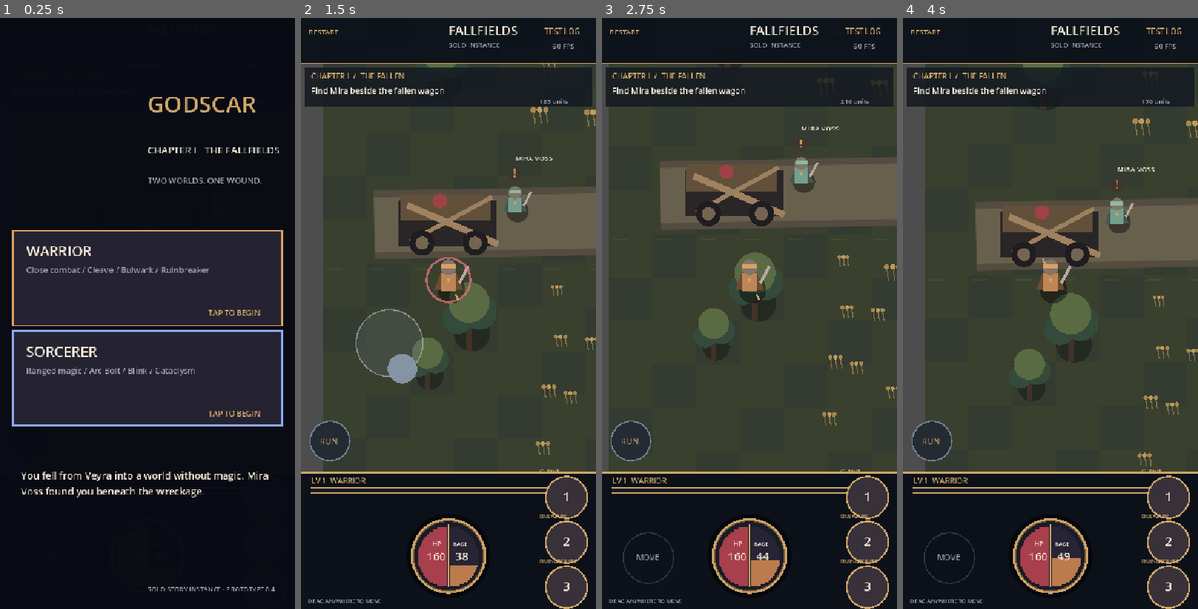
Above: before the commit, frames 1-4 (left to right).
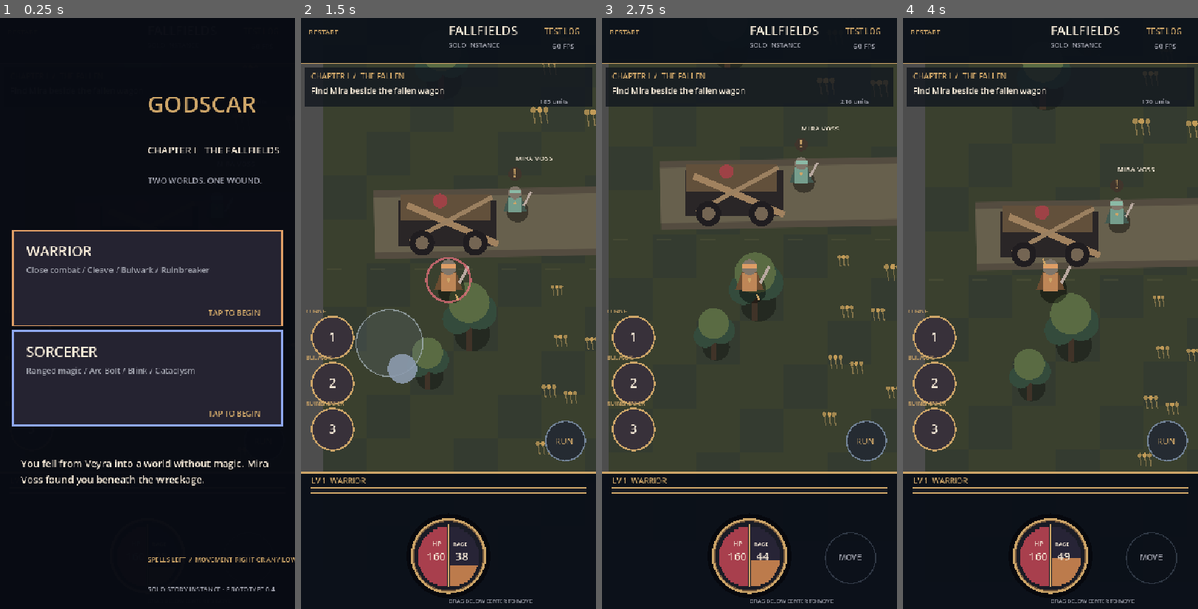
Above: after the commit, the same moments.

Repository: fytchx/Godscar
Game: Godot game, scene res://scenes/fallfields.tscn
Same seed, same stepped clock (60 frames per second), same inputs: the game is played once before the commit and once after it.
Inputs (mouse positions are in pixels of both pictures, inside the frame that each line leads up to):
- Up to frame 1 (0.25 s): no input
- Up to frame 2 (1.5 s): tap Enter at 0.5 s; move the mouse to (513, 283) at 0.52 s; click (513, 283) at 0.67 s; drag from (389, 343) to (433, 431) at 1.27 s
- Up to frame 3 (2.75 s): move the mouse to (779, 183) at 2.02 s; click (779, 183) at 2.17 s
- Up to frame 4 (4 s): drag from (1035, 431) to (962, 224) at 2.77 s; move the mouse to (1139, 402) at 3.52 s; click (1139, 402) at 3.67 s

The runs differ from the first frame. In frame 1, 1.9% of the frame differs, in the area x 7-100%, y 74-93%; in frame 2, 4.0%; in frame 3, 3.7%; in frame 4, 4.1%, in the area x 1-98%, y 49-100%.

Commit message:
Place 3 manual spells on left in portrait, reserve right for movement and run controls

Diff:
--- a/scripts/fallfields.gd
+++ b/scripts/fallfields.gd
@@ -567,22 +567,26 @@
 
 func _joy_visual() -> Vector2:
     var s: Vector2 = get_viewport_rect().size
-    return joy_origin if move_touch >= 0 else Vector2(85, s.y - 93)
+    # Right-side resting position complements the three left-hand spells.
+    # The gesture still starts anywhere in the lower half except button hitboxes.
+    return joy_origin if move_touch >= 0 else Vector2(s.x - 85, s.y - 93)
 
 
 func _run_button() -> Vector2:
     var s: Vector2 = get_viewport_rect().size
-    return Vector2(53, s.y - 307)
+    return Vector2(s.x - 56, s.y - 307)
 
 
 func _talk_button() -> Vector2:
     var s: Vector2 = get_viewport_rect().size
-    return Vector2(s.x - 72, s.y - 306)
+    return Vector2(s.x - 65, s.y - 410)
 
 
 func _spell_button(i: int) -> Vector2:
     var s: Vector2 = get_viewport_rect().size
-    return Vector2(s.x - 54, s.y - 204.0 + float(i) * 82.0)
+    # Left-side vertical combat cluster, above the bottom HUD and away
+    # from the right-hand movement area. Reserved space for future customization.
+    return Vector2(58.0, s.y - 496.0 + float(i) * 84.0)
 
 
 func _input(event: InputEvent) -> void:
@@ -862,7 +866,7 @@
     else:
         draw_arc(joystick, 46, 0, TAU, 44, Color("#718194", 0.35), 2.0)
         _text("MOVE", joystick + Vector2(-22, 4), 14, MUTED)
-    _text("DRAG ANYWHERE TO MOVE", Vector2(13, s.y - 11), 10, MUTED)
+    _text("DRAG BELOW CENTER TO MOVE", Vector2(s.x * 0.5, s.y - 11), 10, MUTED, HORIZONTAL_ALIGNMENT_CENTER)
     var run: Vector2 = _run_button()
     draw_circle(run, 36, Color("#383323") if auto_run else Color("#252b32"))
     draw_arc(run, 36, 0, TAU, 40, GOLD if auto_run else Color("#728397"), 2.4)
@@ -913,7 +917,8 @@
         _text("WARRIOR" if i == 0 else "SORCERER", Vector2(48, y + 47), 26, TEXT)
         _wrap("Close combat / Cleave / Bulwark / Ruinbreaker" if i == 0 else "Ranged magic / Arc Bolt / Blink / Cataclysm", 48, y + 77, s.x - 90, 15, MUTED)
         _text("TAP TO BEGIN", Vector2(s.x - 159, y + s.y * 0.16 - 17), 14, GOLD)
-    _wrap("You fell from Veyra into a world without magic. Mira Voss found you beneath the wreckage.", 38, s.y * 0.78, s.x - 75, 18, TEXT)
+    _wrap("You fell from Veyra into a world without magic. Mira Voss found you beneath the wreckage.", 38, s.y * 0.76, s.x - 75, 18, TEXT)
+    _text("SPELLS LEFT  /  MOVEMENT RIGHT OR ANY LOWER AREA", Vector2(s.x * 0.5, s.y * 0.92), 12, GOLD, HORIZONTAL_ALIGNMENT_CENTER)
     _text("SOLO STORY INSTANCE - PROTOTYPE 0.4", Vector2(s.x * 0.5, s.y - 32), 12, MUTED, HORIZONTAL_ALIGNMENT_CENTER)
 
 
